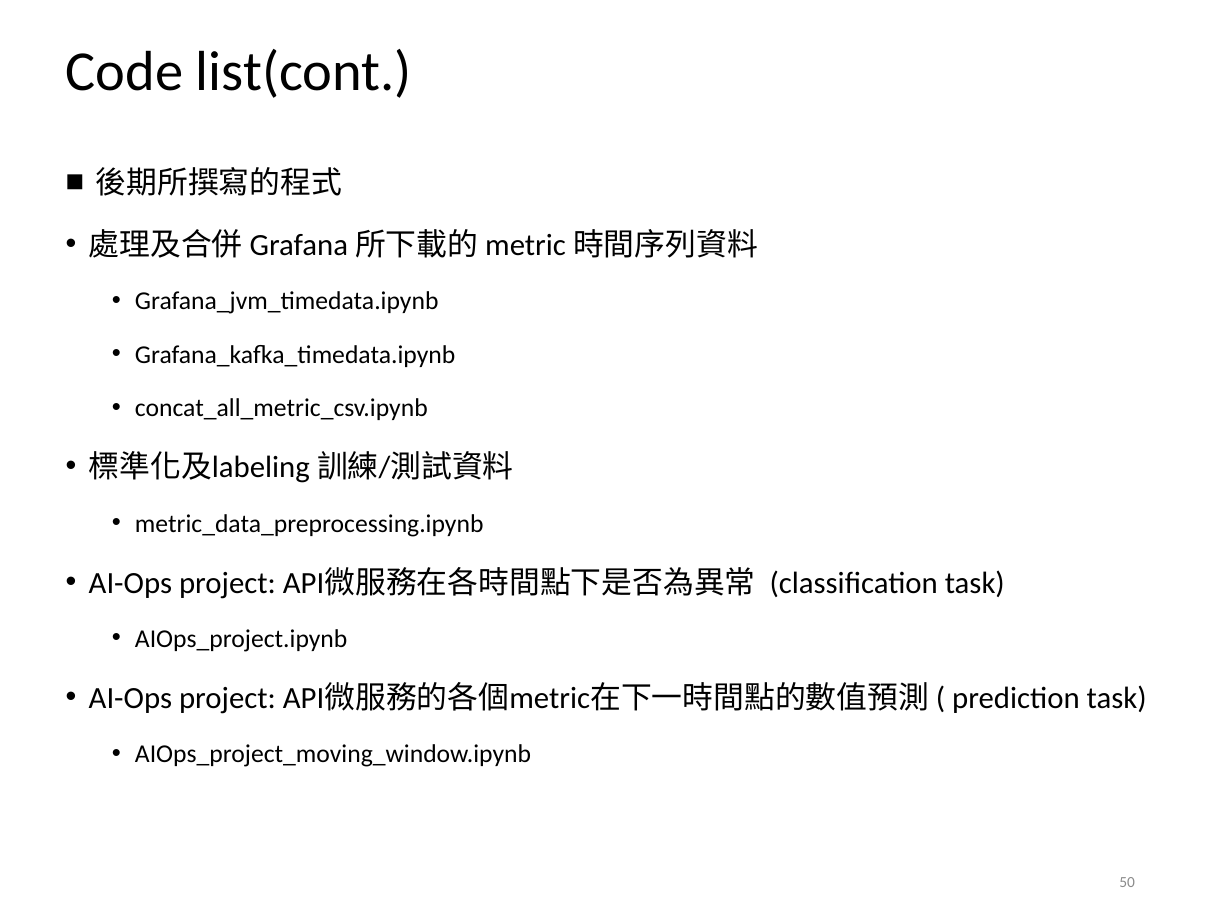
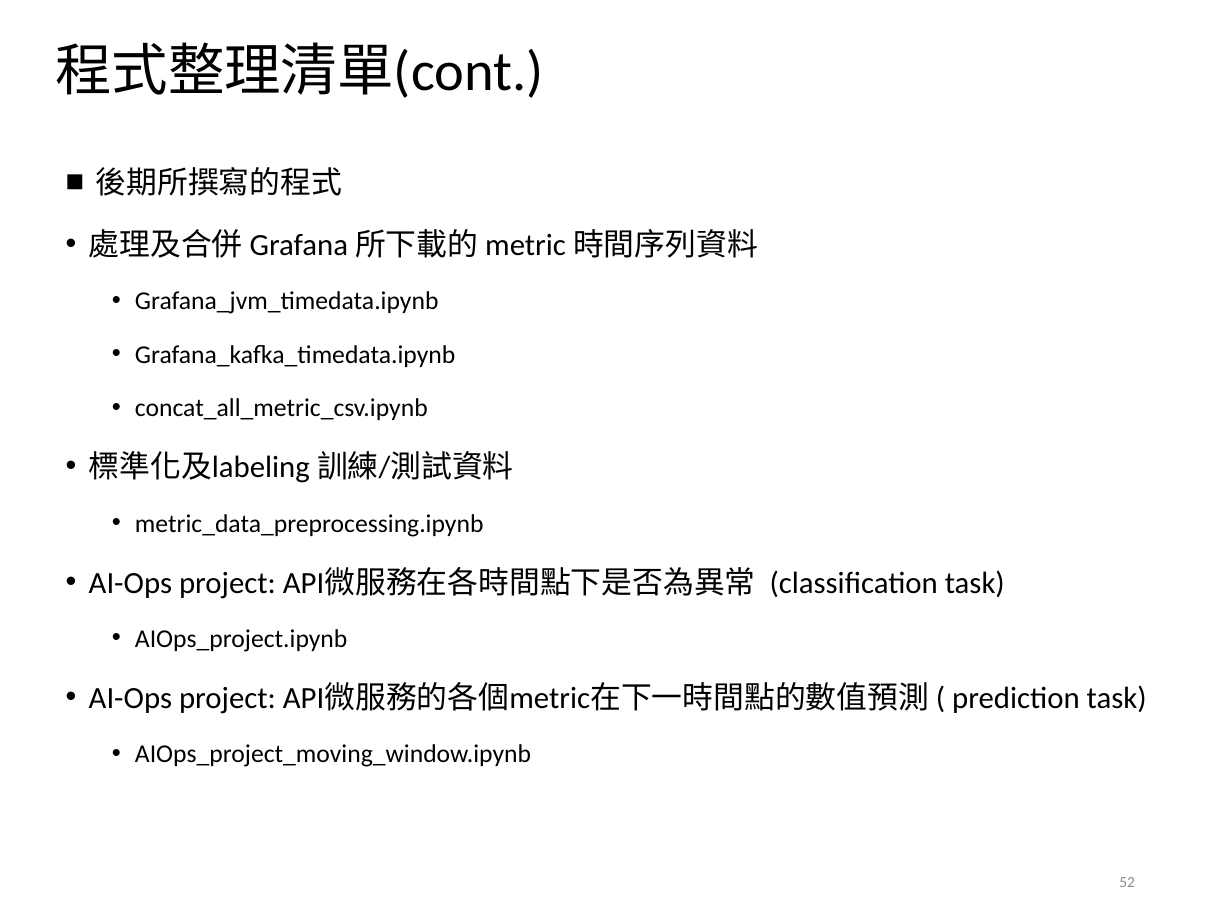
Before and after one commit to alvinyee860120/AIOps-anomaly-detection, a slide deck: slide 52 of AIOps結案報告.pptx (slide 50 before the commit). Drawn at 1232x924 pixels with LibreOffice and Linux fonts; fonts in the diff are those of the drawing; background and template pictures are left out. Boxes give left, top, right and bottom in pixels: in the first picture for what was removed or moved away, otherwise in the second. Text is boxed around its words. In the diff, an @@ line names an element or a change of style, - is before the commit and + after.

```diff
--- a/AIOps結案報告.pptx
+++ b/AIOps結案報告.pptx
@@ title at [55,42,543,98]: text changed @@
-Code list(cont.)
+程式整理清單(cont.)
@@ page number at [1119,877,1135,887]: text changed @@
-50
+52
```
Also in this commit, not shown: 25 other slides changed, 14 slides added, 12 slides removed.
